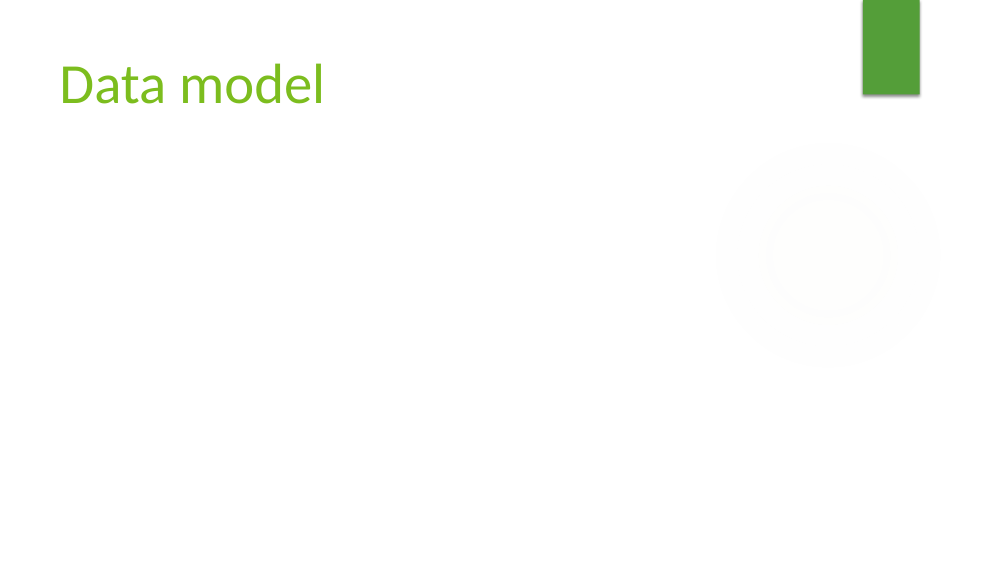
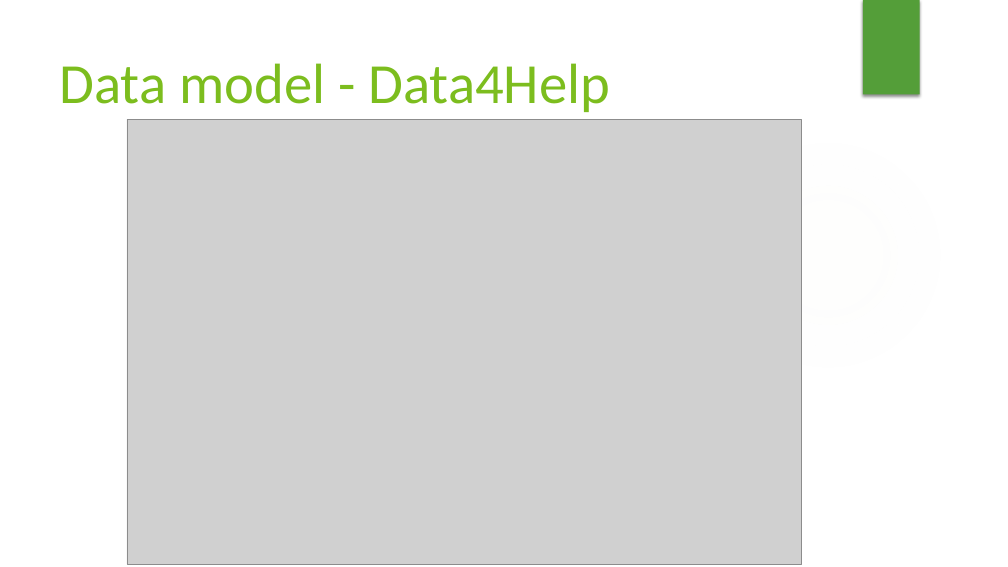
Before and after one commit to lauraschiatti/TrackMe, a slide deck: slide 19 of DeliveryFolder/Project presentation.pptx (slide 14 before the commit). Drawn at 1008x567 pixels with LibreOffice and Linux fonts; fonts in the diff are those of the drawing; grey boxes stand for pictures; background and template pictures are left out. Boxes give left, top, right and bottom in pixels: in the first picture for what was removed or moved away, otherwise in the second. Text is boxed around its words. In the diff, an @@ line names an element or a change of style, - is before the commit and + after.

```diff
--- a/DeliveryFolder/Project presentation.pptx
+++ b/DeliveryFolder/Project presentation.pptx
@@ text at (59, 63, 610, 112): text changed @@
-Data model
+Data model - Data4Help
@@ picture added at (127, 119, 802, 565) @@
```
Also in this commit, not shown: 1 other slide changed, 15 slides added, 7 slides removed.
